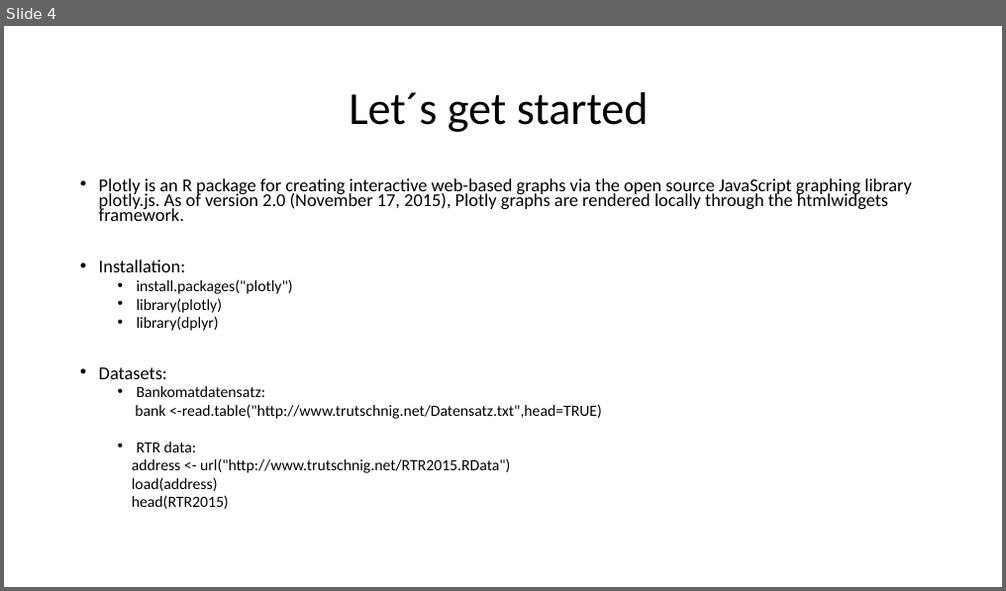
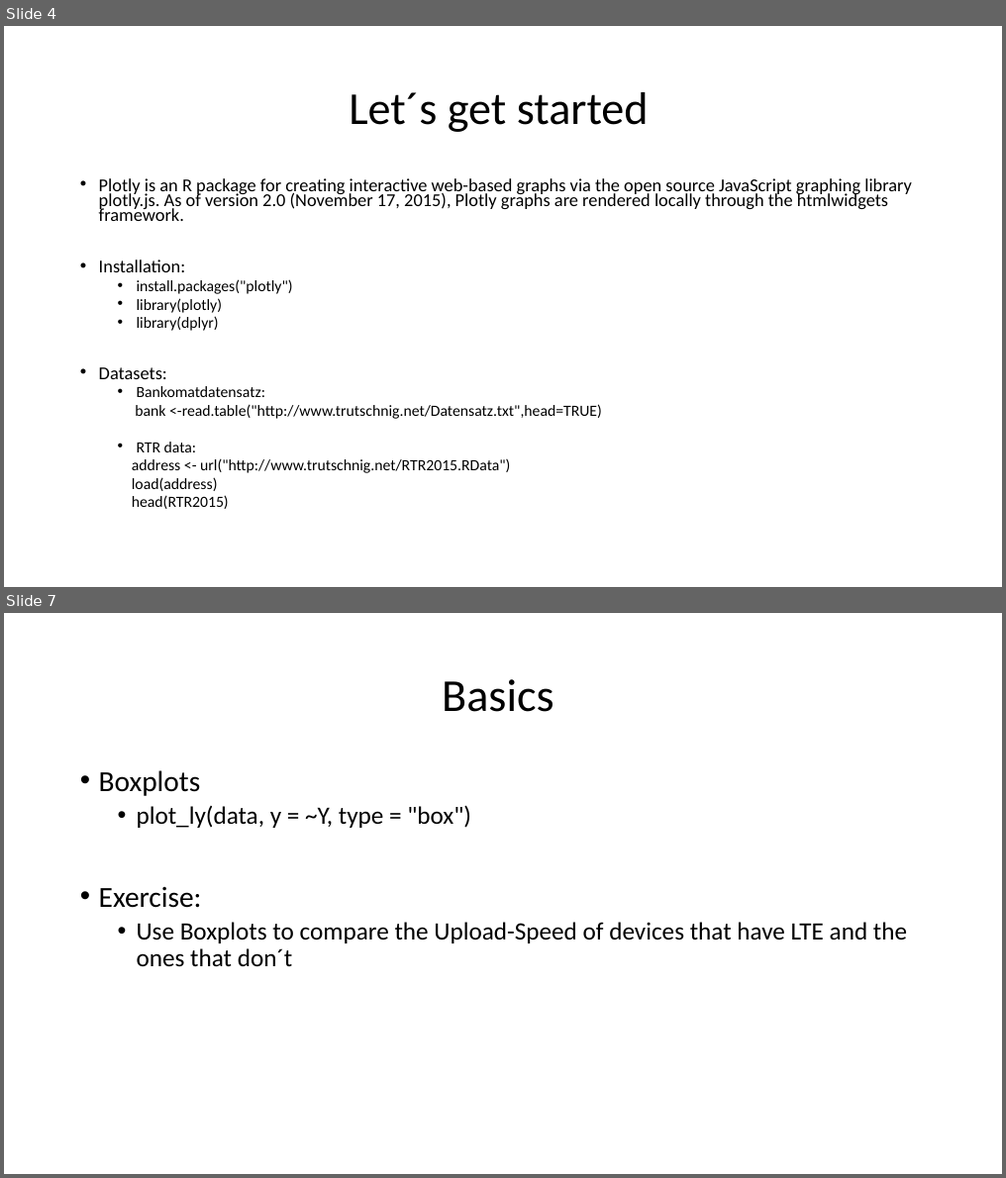
Before and after one commit to philippgrafendorfe/r_plotly, a slide deck: Basics and Statistics/Plotly.pptx. Shown one above the other, each under a label of ours: slide 4 before the commit, slides 4 and 7 after it; the slides between them are not shown. The pictures are 1006x591 and 1006x1178 pixels, drawn with LibreOffice and Linux fonts; fonts in the diff are those of the drawing. Boxes give left, top, right and bottom in pixels: in the first picture for what was removed or moved away, otherwise in the second. Text is boxed around its words. In the diff, an @@ line names an element or a change of style, - is before the commit and + after.

```diff
--- a/Basics and Statistics/Plotly.pptx
+++ b/Basics and Statistics/Plotly.pptx
@@ slide 7 added at [4, 613, 1002, 1174], background #FFFFFF @@
@@ title added at [442, 679, 553, 712], 44 pt, text #000000 @@
+Basics
@@ text added at [99, 770, 907, 967], 24 pt, text #000000 @@
+• Boxplots
+  • plot_ly(data, y = ~Y, type = "box")
+• Exercise:
+  • Use Boxplots to compare the Upload-Speed of devices that have LTE and the ones that don´t
```
Also in this commit, not shown: 3 slides changed, 1 other slide added, 1 slide removed, 2 other files.
